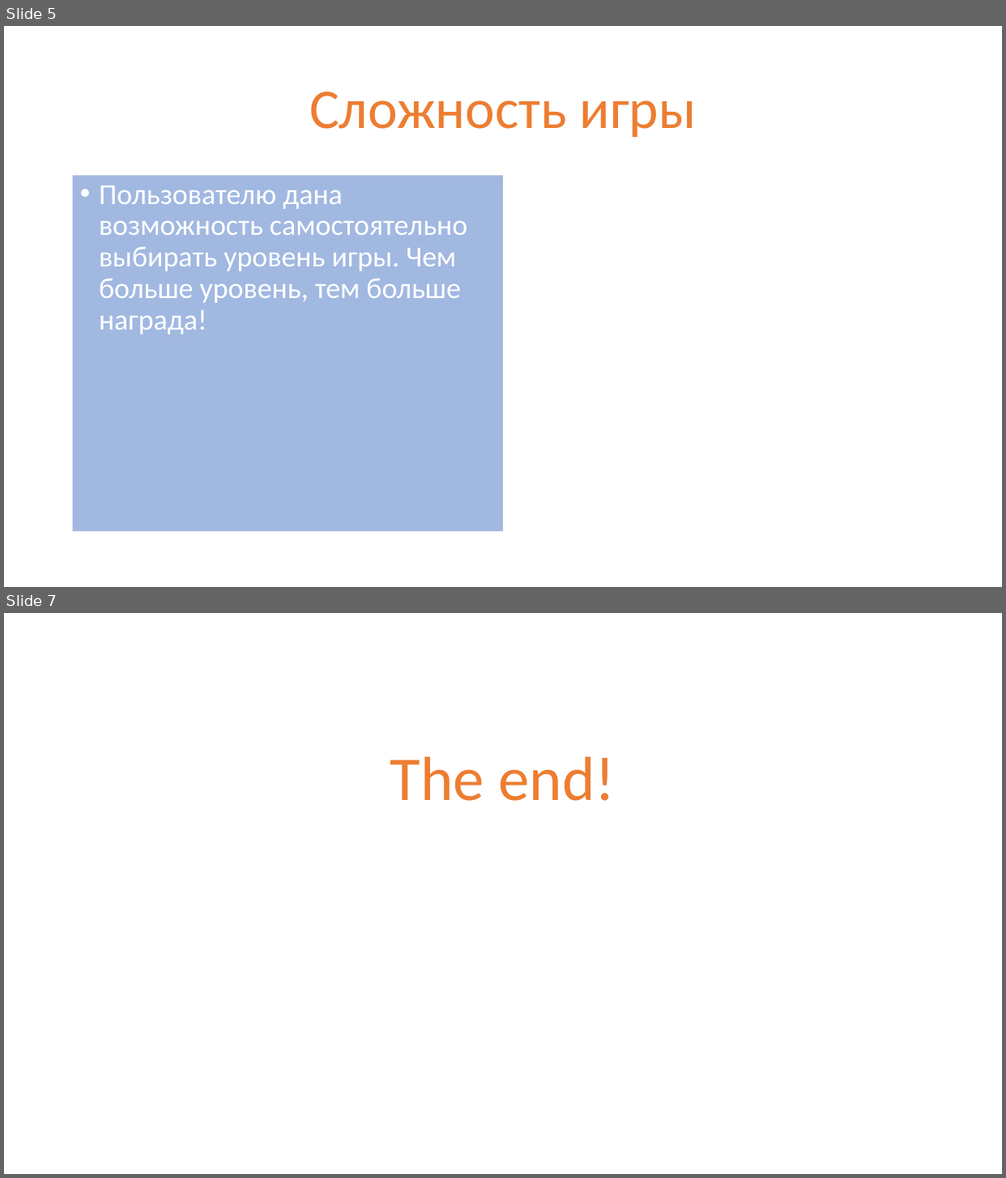
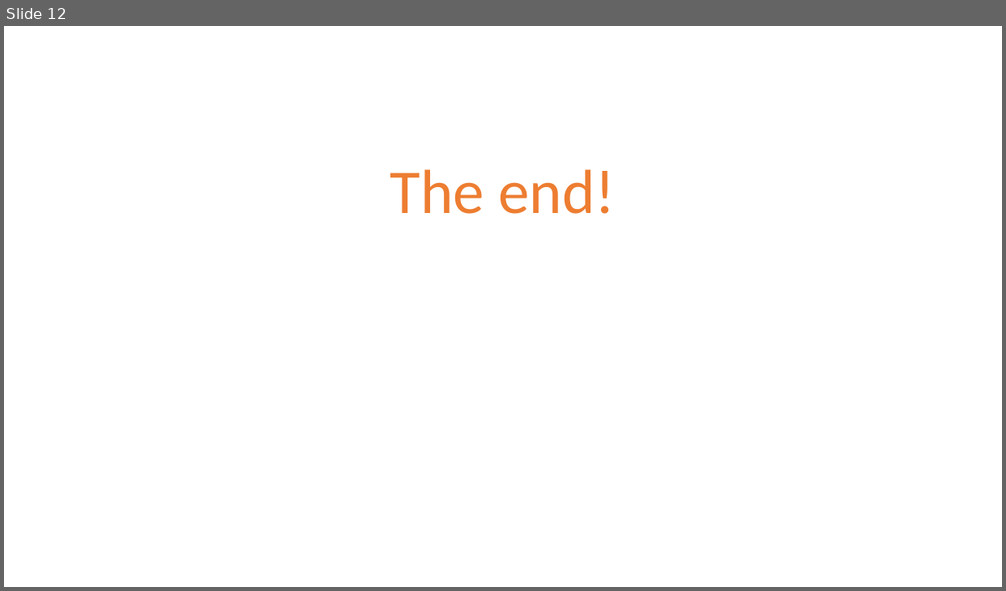
Before and after one commit to ilmerkul/Tetris, a slide deck: Tetris.pptx. Shown one above the other, each under a label of ours: slides 5 and 7 before the commit, slide 12 after it; the slides between them are not shown. The pictures are 1006x1178 and 1006x591 pixels, drawn with LibreOffice and Linux fonts; fonts in the diff are those of the drawing; background and template pictures are left out. Boxes give left, top, right and bottom in pixels: in the first picture for what was removed or moved away, otherwise in the second. Text is boxed around its words. In the diff, an @@ line names an element or a change of style, - is before the commit and + after.

```diff
--- a/Tetris.pptx
+++ b/Tetris.pptx
@@ slide 5 removed at [4,26,1002,587], background picture (left out) @@
@@ title removed at [309,92,697,137] @@
-Сложность игры
@@ text removed at [73,176,503,532] @@
-• Пользователю дана возможность самостоятельно выбирать уровень игры. Чем больше уровень, тем больше награда!
@@ what was slide 7 is now slide 12 @@
```
Also in this commit, not shown: 2 slides changed, 9 slides added, 3 other slides removed.
